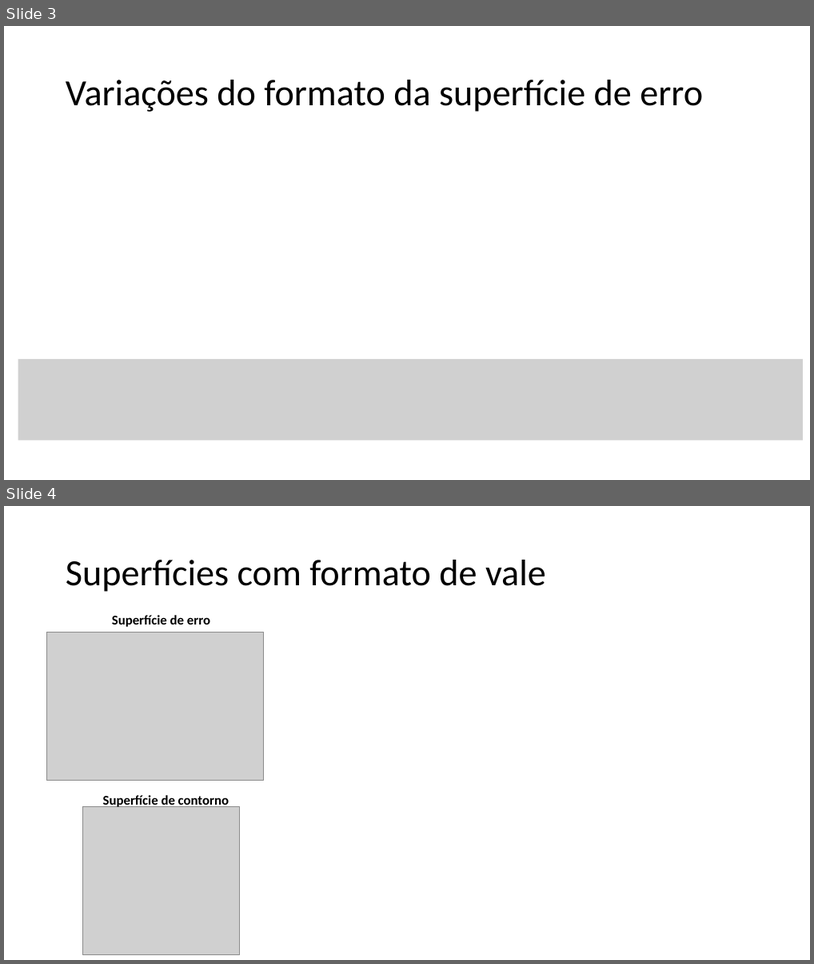
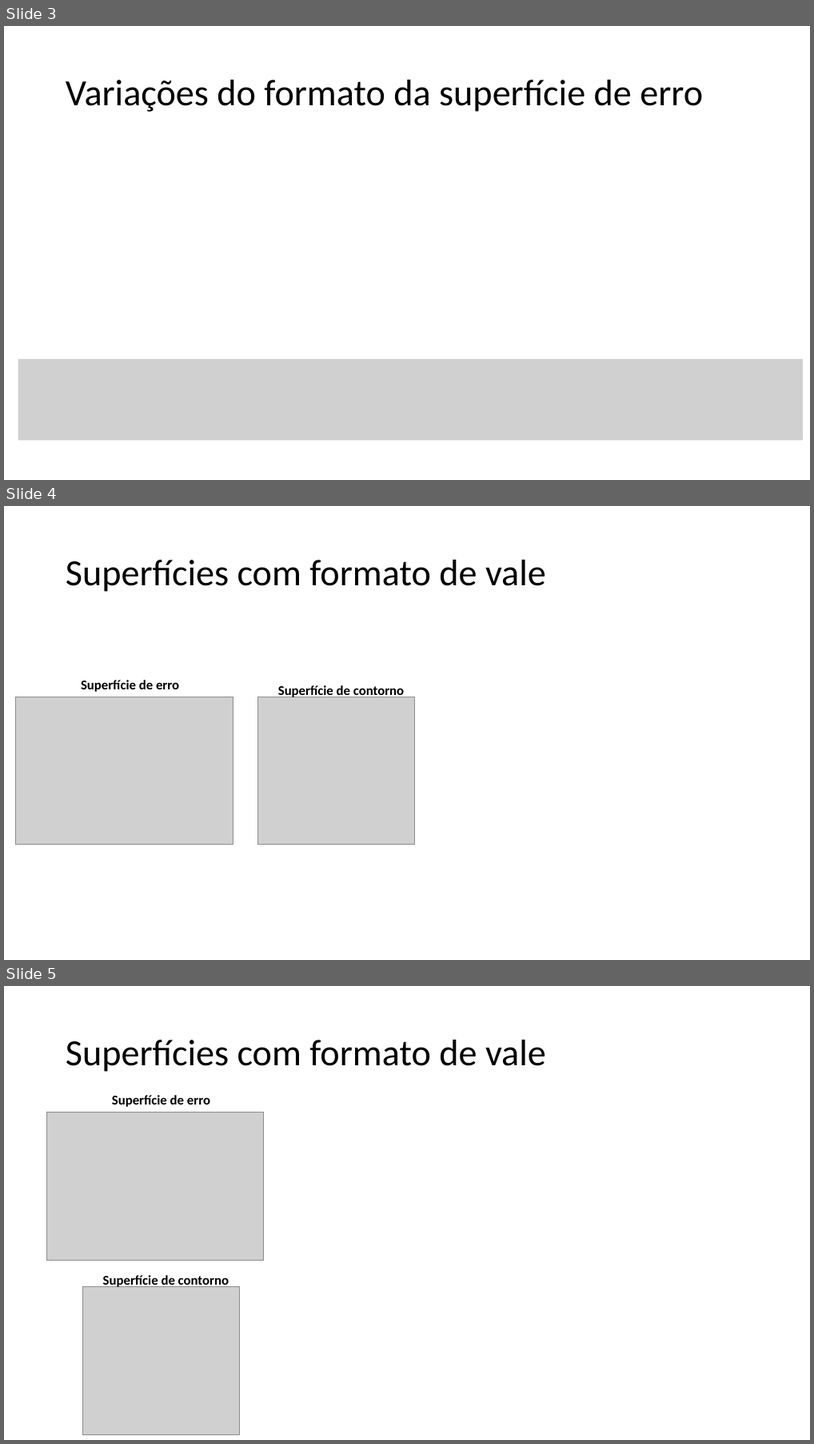
Before and after one commit to zz4fap/t319_aprendizado_de_maquina, a slide deck: slides/T319_Regressão_Linear (Parte IV).pptx. Shown one above the other, each under a label of ours: slides 3 and 4 before the commit, slides 3, 4 and 5 after it. The pictures are 814x964 and 814x1444 pixels, drawn with LibreOffice and Linux fonts; fonts in the diff are those of the drawing; grey boxes stand for pictures. Boxes give left, top, right and bottom in pixels: in the first picture for what was removed or moved away, otherwise in the second. Text is boxed around its words. In the diff, an @@ line names an element or a change of style, - is before the commit and + after.

```diff
--- a/slides/T319_Regressão_Linear (Parte IV).pptx
+++ b/slides/T319_Regressão_Linear (Parte IV).pptx
@@ slide 4 added at [4, 506, 810, 960], background #FFFFFF @@
@@ title added at [66, 560, 546, 592], 44 pt, text #000000 @@
+Superfícies com formato de vale
@@ picture added at [15, 696, 234, 844] @@
@@ text added at [81, 680, 179, 692], 16 pt, text #000000, bold @@
+Superfície de erro
@@ picture added at [258, 697, 414, 844] @@
@@ text added at [278, 685, 404, 698], 16 pt, text #000000, bold @@
+Superfície de contorno
@@ what was slide 4 is now slide 5 @@
```
Also in this commit, not shown: 6 slides changed, 3 other slides added, 2 other files.
